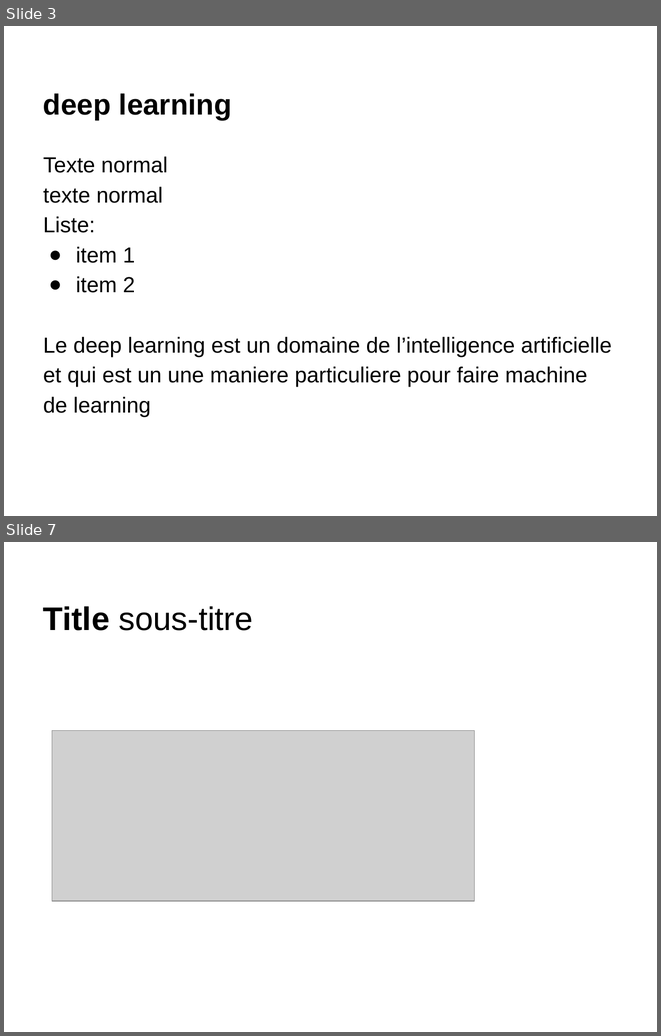
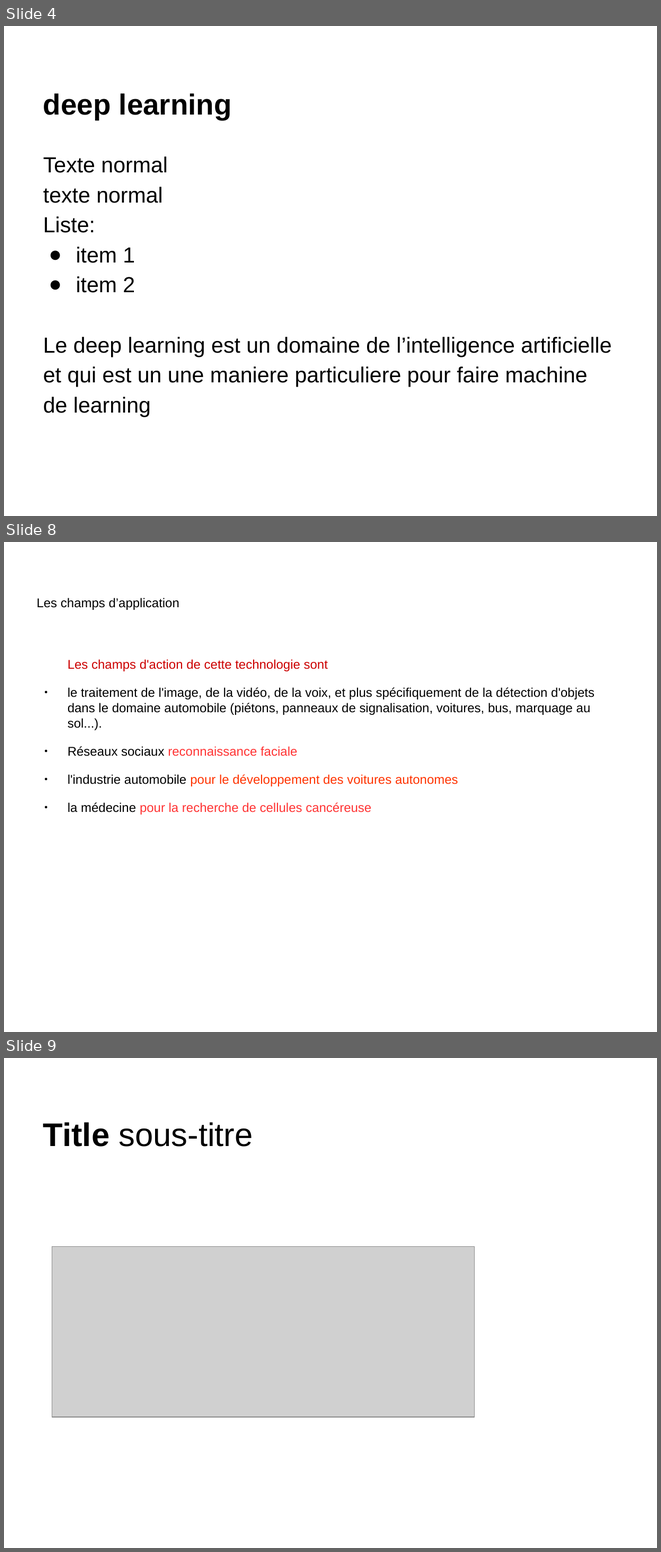
Before and after one commit to chihebguelmami2017/GL_DL, a slide deck: PresentationTemplatef.odp. Shown one above the other, each under a label of ours: slides 3 and 7 before the commit, slides 4, 8 and 9 after it; the slides between them are not shown. The pictures are 661x1036 and 661x1552 pixels, drawn with LibreOffice and Linux fonts; fonts in the diff are those of the drawing; grey boxes stand for pictures. Boxes give left, top, right and bottom in pixels: in the first picture for what was removed or moved away, otherwise in the second. Text is boxed around its words. In the diff, an @@ line names an element or a change of style, - is before the commit and + after.

```diff
--- a/PresentationTemplatef.odp
+++ b/PresentationTemplatef.odp
@@ slide 8 added at box(4, 542, 657, 1032), background #FFFFFF @@
@@ title added at box(37, 598, 179, 610), 14 pt, text #000000 @@
+Les champs d’application
@@ text added at box(68, 659, 594, 814), 14 pt, text #000000 @@
+Les champs d'action de cette technologie sont
+● le traitement de l'image, de la vidéo, de la voix, et plus spécifiquement de la détection d'objets dans le domaine automobile (piétons, panneaux de signalisation, voitures, bus, marquage au sol...).
+● Réseaux sociaux reconnaissance faciale
+● l'industrie automobile pour le développement des voitures autonomes
+● la médecine pour la recherche de cellules cancéreuse
@@ what was slide 3 is now slide 4 @@
@@ what was slide 7 is now slide 9 @@
```
Also in this commit, not shown: 4 slides changed, 2 other slides added, 1 slide removed.
